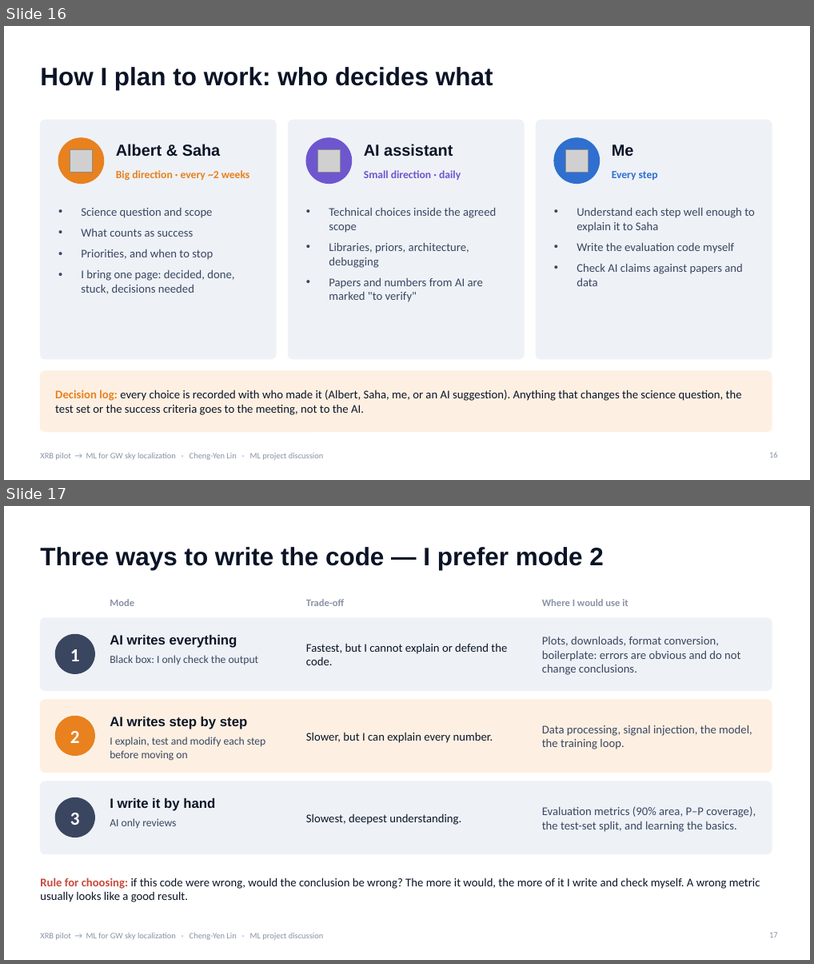
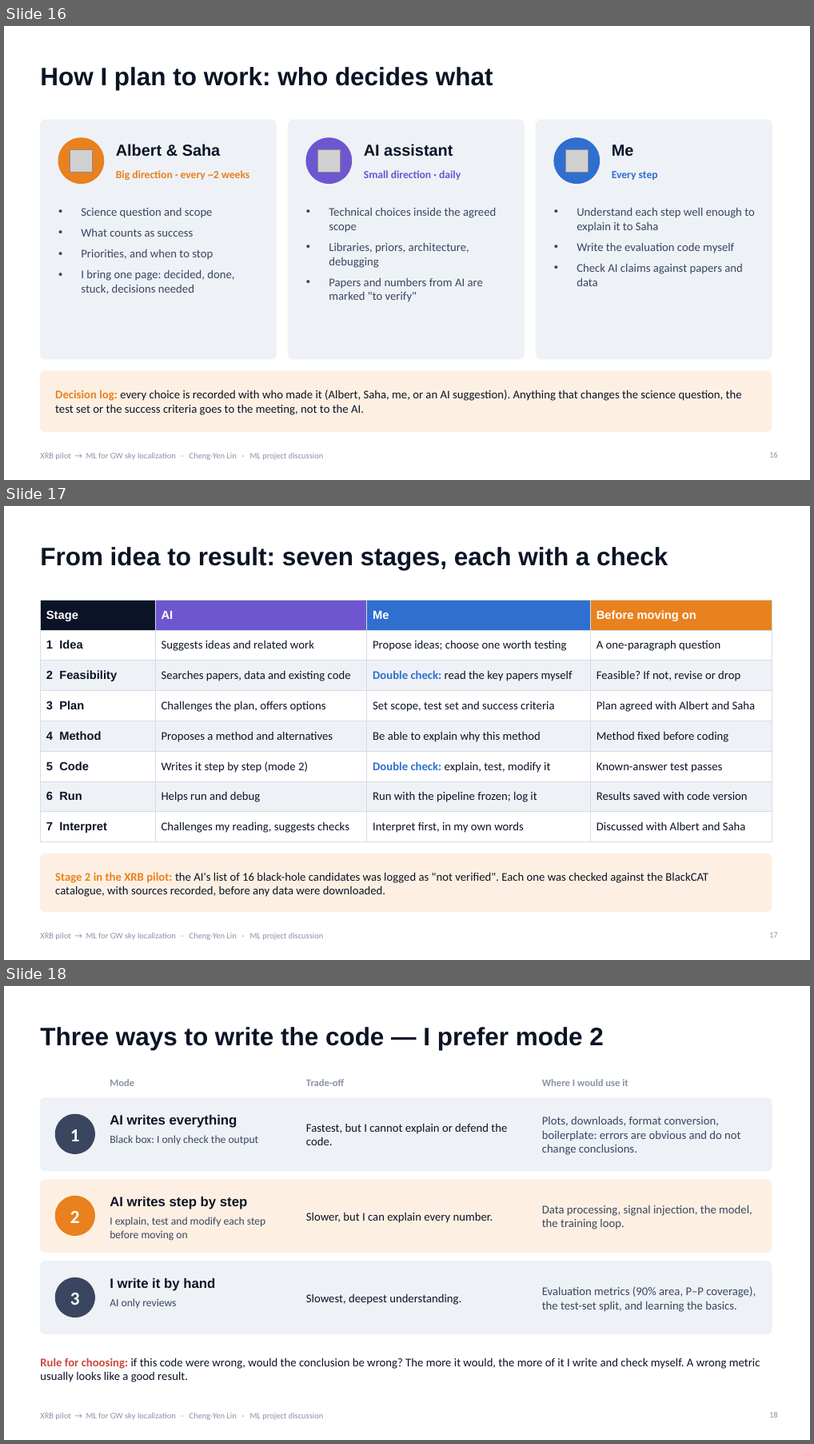
Before and after one commit to Chipwwwwww/XRB-pilot, a slide deck: slides/XRB_ML_to_GW_localization.pptx. Shown one above the other, each under a label of ours: slides 16 and 17 before the commit, slides 16, 17 and 18 after it. The pictures are 814x964 and 814x1444 pixels, drawn with LibreOffice and Linux fonts; fonts in the diff are those of the drawing; grey boxes stand for pictures. Boxes give left, top, right and bottom in pixels: in the first picture for what was removed or moved away, otherwise in the second. Text is boxed around its words. In the diff, an @@ line names an element or a change of style, - is before the commit and + after.

```diff
--- a/slides/XRB_ML_to_GW_localization.pptx
+++ b/slides/XRB_ML_to_GW_localization.pptx
@@ slide 17 added at bbox=[4, 506, 810, 960], background #FFFFFF; not listed: 1 template element that a slide beside it also shows @@
@@ title added at bbox=[40, 547, 668, 570], 30 pt, text #0B1426, bold @@
+From idea to result: seven stages, each with a check
@@ table added at bbox=[40, 600, 772, 836], 8 rows, 4 columns @@
+Stage | AI | Me | Before moving on
+1 Idea | Suggests ideas and related work | Propose ideas; choose one worth testing | A one-paragraph question
+2 Feasibility | Searches papers, data and existing code | Double check: read the key papers myself | Feasible? If not, revise or drop
+3 Plan | Challenges the plan, offers options | Set scope, test set and success criteria | Plan agreed with Albert and Saha
+4 Method | Proposes a method and alternatives | Be able to explain why this method | Method fixed before coding
+5 Code | Writes it step by step (mode 2) | Double check: explain, test, modify it | Known-answer test passes
+6 Run | Helps run and debug | Run with the pipeline frozen; log it | Results saved with code version
+7 Interpret | Challenges my reading, suggests checks | Interpret first, in my own words | Discussed with Albert and Saha
@@ rounded rectangle added at bbox=[40, 854, 772, 912], fill #FDF0E3, outline #FDF0E3 1 pt @@
@@ text added at bbox=[55, 872, 709, 896], 14 pt, text #0B1426 @@
+Stage 2 in the XRB pilot: the AI's list of 16 black-hole candidates was logged as "not verified". Each one was checked against the BlackCAT catalogue, with sources recorded, before any data were downloaded.
@@ page number added at bbox=[770, 932, 778, 937], 10 pt, text #8A94A6 @@
+17
@@ what was slide 17 is now slide 18 @@
@@ page number at bbox=[770, 1412, 778, 1417]: text changed @@
-17
+18
```
Also in this commit, not shown: 1 other file.
